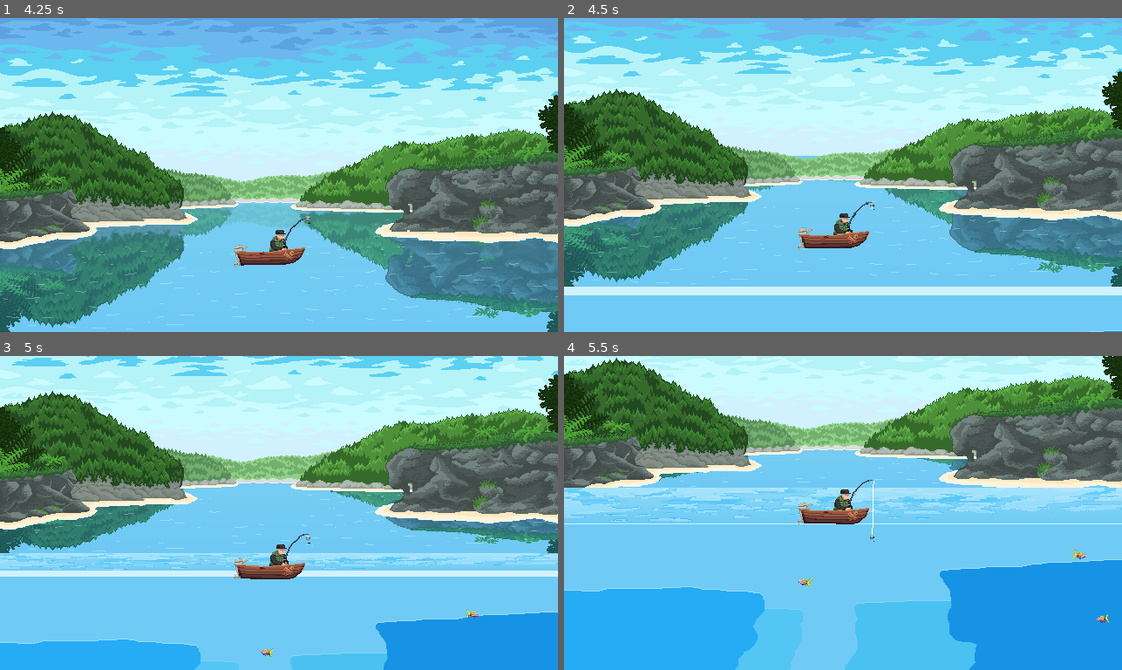
Above: before the commit, frames 1-4 (two rows, left to right).
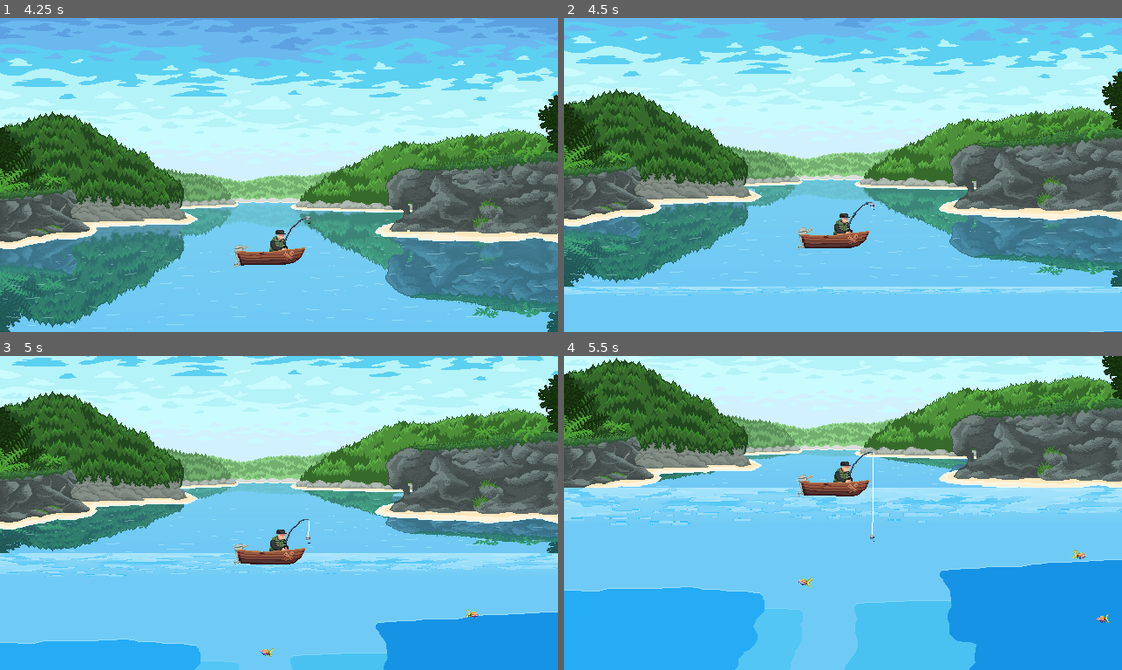
Above: after the commit, the same moments.

Repository: Bad-Onion/gyotaku
Game: Godot game, scene res://main.tscn
Same seed, same stepped clock (60 frames per second), same inputs: the game is played once before the commit and once after it.
Inputs (mouse positions are in pixels of both pictures, inside the frame that each line leads up to):
- Up to frame 1 (4.25 s): click "Jogar" at 0.5 s; move the mouse to (401, 159) at 1.27 s; click (401, 159) at 1.35 s; move the mouse to (167, 190) at 2.02 s; click (167, 190) at 2.1 s; move the mouse to (334, 105) at 2.77 s; click (334, 105) at 2.85 s; move the mouse to (251, 237) at 3.52 s; click (251, 237) at 3.6 s
- Up to frame 2 (4.5 s): move the mouse to (1010, 222) at 4.27 s; click (1010, 222) at 4.35 s
- Up to frame 3 (5 s): no input
- Up to frame 4 (5.5 s): move the mouse to (675, 465) at 5.02 s; click (675, 465) at 5.1 s

Frame 1 is identical in both runs. In frame 2, 8.4% of the frame differs, in the area x 0-100%, y 43-89%; in frame 3, 7.8%; in frame 4, 4.7%.

Commit message:
adding camera perspective

Diff:
--- a/gyotaku/scenes/levels/level_1/level_1.gd
+++ b/gyotaku/scenes/levels/level_1/level_1.gd
@@ -13,10 +13,9 @@
 @onready var ceiling_water_sprite: Sprite2D = $Background/OkinawaUnderwaterBackground/CeilingLayer/UnderwaterCeiling
 
 const BOAT_SURFACE_Y: float = 269.5
-const BOAT_UNDERWATER_Y: float = 392.0
+const BOAT_UNDERWATER_Y: float = 360.0
 const WATERLINE_Y: float = 360.0
 
-var _surface_y_top: float = 0.0
 var _last_cam_y: float = 0.0
 var _boat_target_y: float = BOAT_SURFACE_Y
 
@@ -77,7 +76,7 @@
 	_last_cam_y = cam_y
 
 	# Calculate a single unified transition weight to ensure 0 gaps.
-	var start_transition_y: float = 269.5
+	var start_transition_y: float = 220.0
 	var end_transition_y: float = 500.0
 	var transition_weight: float = clamp((cam_y - start_transition_y) / (end_transition_y - start_transition_y), 0.0, 1.0)
 
